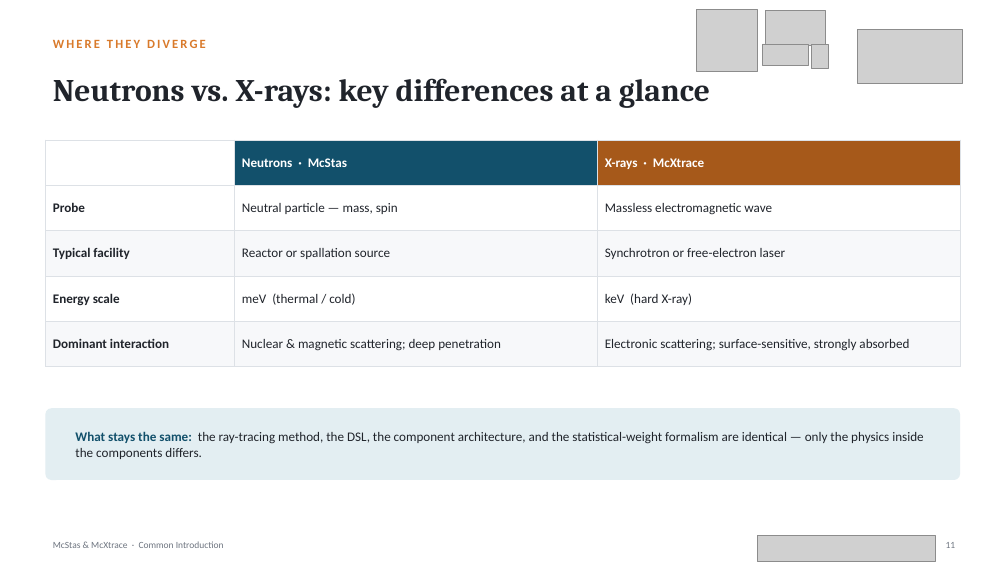
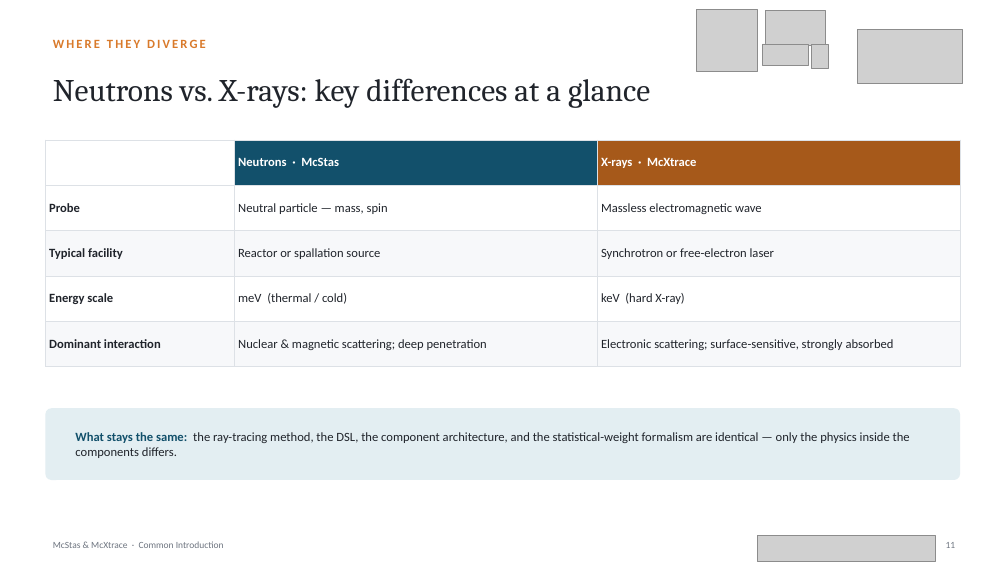
Before and after one commit to mccode-dev/PaNRAID, a slide deck: slide 11 of 21_September_Monday/02_Intro_and_General_Concepts/02_McStas_McXtrace_Common_Introduction.pptx. Drawn at 1008x567 pixels with LibreOffice and Linux fonts; fonts in the diff are those of the drawing; grey boxes stand for pictures. Boxes give left, top, right and bottom in pixels: in the first picture for what was removed or moved away, otherwise in the second. Text is boxed around its words. In the diff, an @@ line names an element or a change of style, - is before the commit and + after.

```diff
--- a/21_September_Monday/02_Intro_and_General_Concepts/02_McStas_McXtrace_Common_Introduction.pptx
+++ b/21_September_Monday/02_Intro_and_General_Concepts/02_McStas_McXtrace_Common_Introduction.pptx
@@ text "Neutrons vs. X-rays: key differences ..." at [53, 78, 650, 108]: bold off @@
@@ table at [45, 140, 960, 367] @@
@@ size 12.5 to 12 pt @@
@@ text "What stays the same: the ..." at [75, 432, 910, 458]: size 12.5 to 12 pt @@
```
Also in this commit, not shown: 17 other slides changed, 2 slides added, 1 other file.
